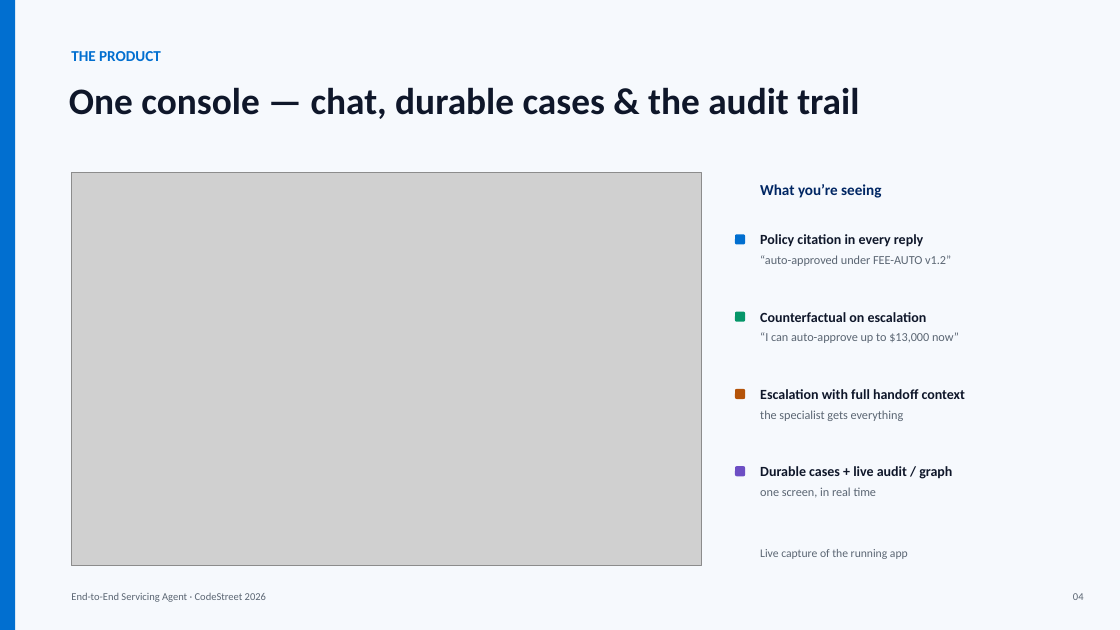
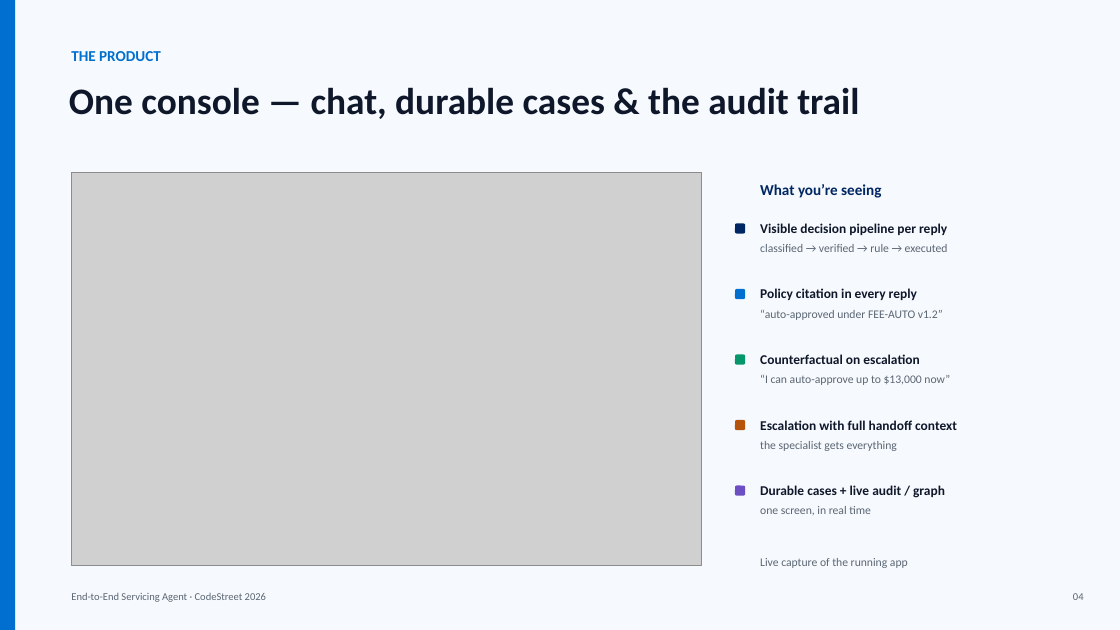
Before and after one commit to VaibhavDangaich/Codestreet_2026, a slide deck: slide 4 of deck/CodeStreet2026_Servicing_Agent.pptx. Drawn at 1120x630 pixels with LibreOffice and Linux fonts; fonts in the diff are those of the drawing; grey boxes stand for pictures. Boxes give left, top, right and bottom in pixels: in the first picture for what was removed or moved away, otherwise in the second. Text is boxed around its words. In the diff, an @@ line names an element or a change of style, - is before the commit and + after.

Commit message:
Visible decision pipeline in the UI + deck/README updates
- /chat returns the turn's audit entries as a trace; PipelineStrip renders
  them under every reply: classified -> verified -> policy rule -> executed
- Slide 4: fresh capture showing the pipeline; annotations lead with it
- Slide 8: name the bounded propose->verify->revise agentic loop explicitly
- README: demo step mentions the pipeline strip

```diff
--- a/deck/CodeStreet2026_Servicing_Agent.pptx
+++ b/deck/CodeStreet2026_Servicing_Agent.pptx
@@ rounded rectangle moved from (x1=735, y1=234, x2=745, y2=245) to (x1=735, y1=223, x2=745, y2=234) @@
@@ rounded rectangle at (x1=735, y1=223, x2=745, y2=234): fill #016FD0 to #002663 @@
@@ text added at (x1=760, y1=223, x2=948, y2=252), 10 pt, text #5B6673 @@
+Visible decision pipeline per reply
+classified → verified → rule → executed
@@ rounded rectangle moved from (x1=735, y1=312, x2=745, y2=322) to (x1=735, y1=289, x2=745, y2=299) @@
@@ rounded rectangle at (x1=735, y1=289, x2=745, y2=299): fill #059669 to #016FD0 @@
@@ text "Policy citation in every reply" moved from (x1=760, y1=234, x2=951, y2=266) to (x1=760, y1=288, x2=943, y2=320) @@
@@ text "Policy citation in every reply" at (x1=760, y1=288, x2=943, y2=320): size 12 to 11.5 pt in "Policy citation in every reply"; size 10.5 to 10 pt in "“auto-approved under FEE-AUTO v1.2”" @@
@@ rounded rectangle moved from (x1=735, y1=389, x2=745, y2=399) to (x1=735, y1=355, x2=745, y2=365) @@
@@ rounded rectangle at (x1=735, y1=355, x2=745, y2=365): fill #B45309 to #059669 @@
@@ text "Counterfactual on escalation" moved from (x1=760, y1=312, x2=959, y2=343) to (x1=760, y1=354, x2=950, y2=385) @@
@@ text "Counterfactual on escalation" at (x1=760, y1=354, x2=950, y2=385): size 12 to 11.5 pt in "Counterfactual on escalation"; size 10.5 to 10 pt in "“I can auto-approve up to $13,000 now”" @@
@@ text "Escalation with full handoff context" moved from (x1=760, y1=389, x2=965, y2=421) to (x1=760, y1=420, x2=957, y2=451) @@
@@ text "Escalation with full handoff context" at (x1=760, y1=420, x2=957, y2=451): size 12 to 11.5 pt in "Escalation with full handoff context"; size 10.5 to 10 pt in "the specialist gets everything" @@
@@ rounded rectangle moved from (x1=735, y1=466, x2=745, y2=476) to (x1=735, y1=420, x2=745, y2=430) @@
@@ rounded rectangle at (x1=735, y1=420, x2=745, y2=430): fill #6D4FC4 to #B45309 @@
@@ rounded rectangle added at (x1=735, y1=486, x2=745, y2=496), fill #6D4FC4 @@
@@ text "Durable cases + live audit ..." moved from (x1=760, y1=466, x2=952, y2=497) to (x1=760, y1=485, x2=945, y2=515) @@
@@ text "Durable cases + live audit ..." at (x1=760, y1=485, x2=945, y2=515): size 12 to 11.5 pt in "Durable cases + live audit / graph"; size 10.5 to 10 pt in "one screen, in real time" @@
@@ text "Live capture of the running ..." moved from (x1=760, y1=549, x2=908, y2=559) to (x1=760, y1=558, x2=908, y2=568) @@
```
Also in this commit, not shown: 1 other slide changed, 11 other files.
